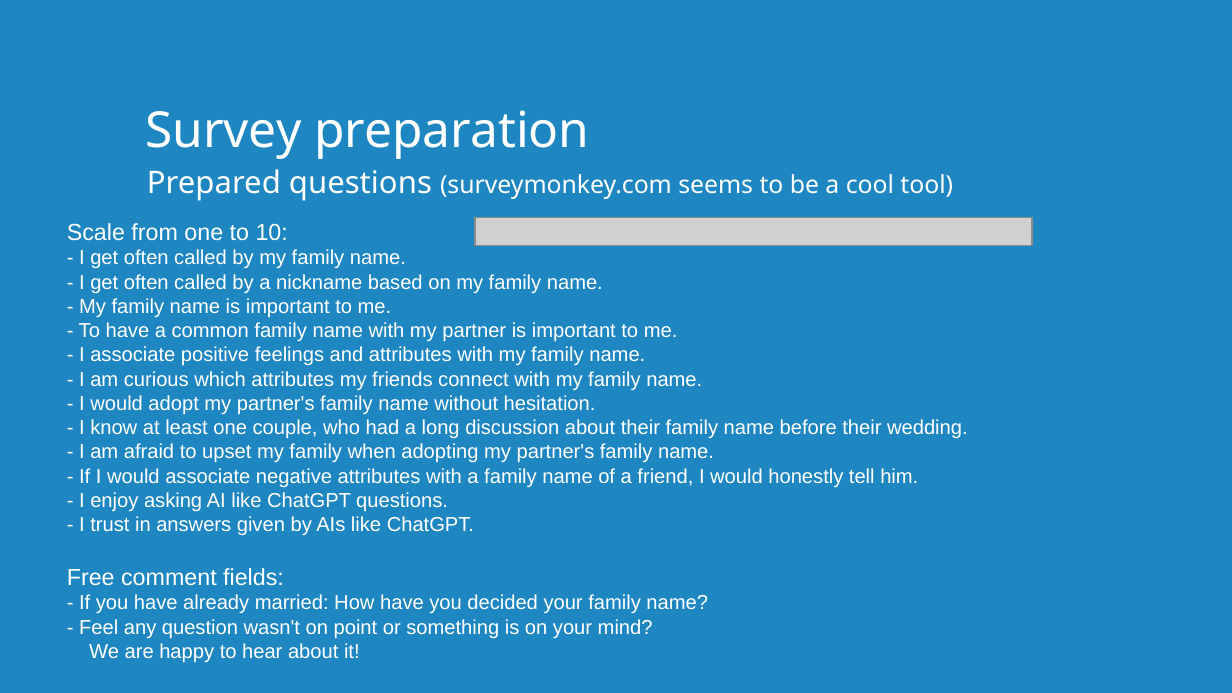
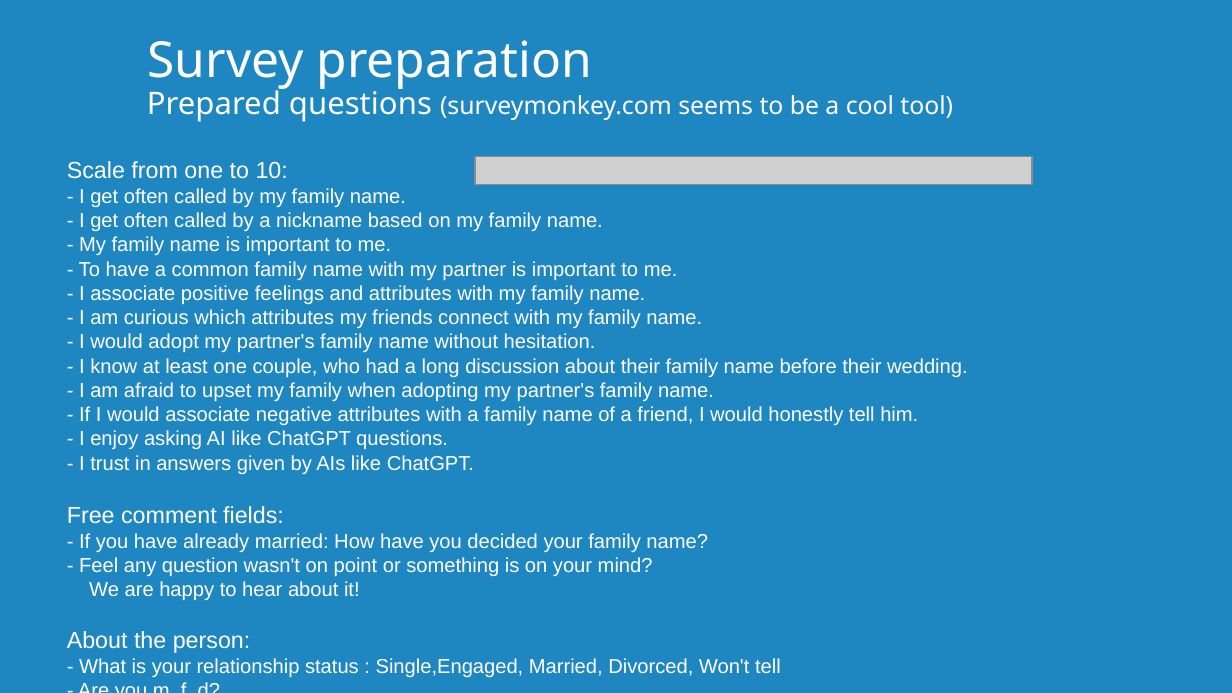
Before and after one commit to shaman-apprentice/old-donkey, a slide deck: slide 6 of Product Design (UX UI) Course/exercise submissions/02 UX Research Presentation.odp. Drawn at 1232x693 pixels with LibreOffice and Linux fonts; fonts in the diff are those of the drawing; grey boxes stand for pictures; background and template pictures are left out. Boxes give left, top, right and bottom in pixels: in the first picture for what was removed or moved away, otherwise in the second. Text is boxed around its words. In the diff, an @@ line names an element or a change of style, - is before the commit and + after.

```diff
--- a/Product Design (UX UI) Course/exercise submissions/02 UX Research Presentation.odp
+++ b/Product Design (UX UI) Course/exercise submissions/02 UX Research Presentation.odp
@@ text "Survey preparation": place and size @@
-text "Survey preparation" at [145, 110, 589, 159]
+text "Survey preparation" at [148, 40, 592, 91]
@@ text "Prepared questions (surveymonkey.com seems to ..." rewrapped from [147, 169, 953, 201] to [147, 86, 953, 122] @@
@@ text "Scale from one to 10:": place and size @@
-text "Scale from one to 10:" at [67, 223, 968, 663]
+text "Scale from one to 10:" at [67, 161, 968, 678]
@@ picture: place and size @@
-picture at [475, 218, 1032, 246]
+picture at [475, 157, 1032, 184]
@@ text at [67, 631, 781, 678]: paragraphs added @@
+About the person:
+- What is your relationship status : Single,Engaged, Married, Divorced, Won't tell
+- Are you m, f, d?
```
Also in this commit, not shown: 2 other files.
